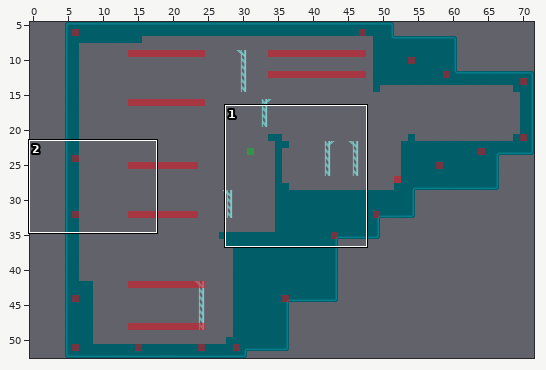
Tiled map (JSON), stored at assets/jsons/levels/level9.json. Above: a wide view before the commit, with the close-up outlined.
Close-up. Earlier state:
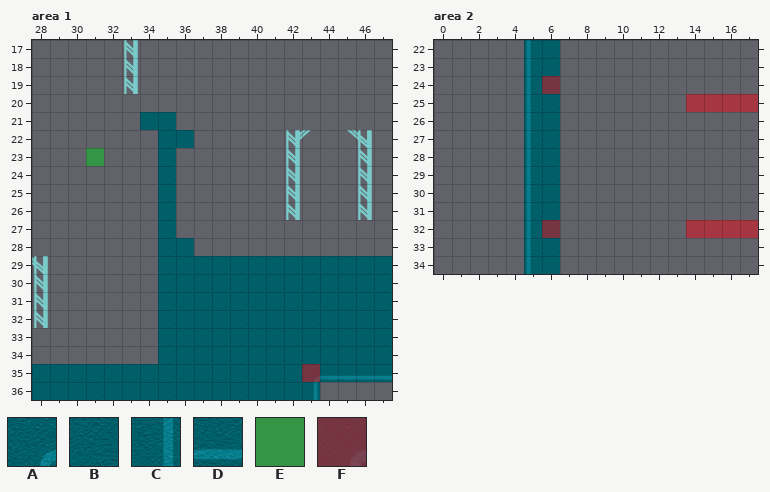
Cells are 64x64 px. Shown: area 1 x 28..47, y 17..36; area 2 x 0..17, y 22..34. The commit also changed other parts of the map, which this record leaves out. Not drawn, because the pictures are missing: unchanged layer "Terrain".
Key: from "backgroundTiles": A 3 "backgroundTiles", B 6 "backgroundTiles", C 7 "backgroundTiles", D 11 "backgroundTiles"; from "board": E 1 "boardClimb", F 2 "boardFloor".
_ is an empty cell.
Layers that did not change in this view are not listed.
Layer "Background" before, area 1, first column x 28:
17 ____________________
18 ____________________
19 ____________________
20 ____________________
21 ______BB____________
22 _______BB___________
23 _______B____________
24 _______B____________
25 _______B____________
26 _______B____________
27 _______B____________
28 _______BB___________
29 _______BBBBBBBBBBBBB
30 _______BBBBBBBBBBBBB
31 _______BBBBBBBBBBBBB
32 _______BBBBBBBBBBBBB
33 _______BBBBBBBBBBBBB
34 _______BBBBBBBBBBBBB
35 BBBBBBBBBBBBBBBADDDD
36 BBBBBBBBBBBBBBBC____
New version:
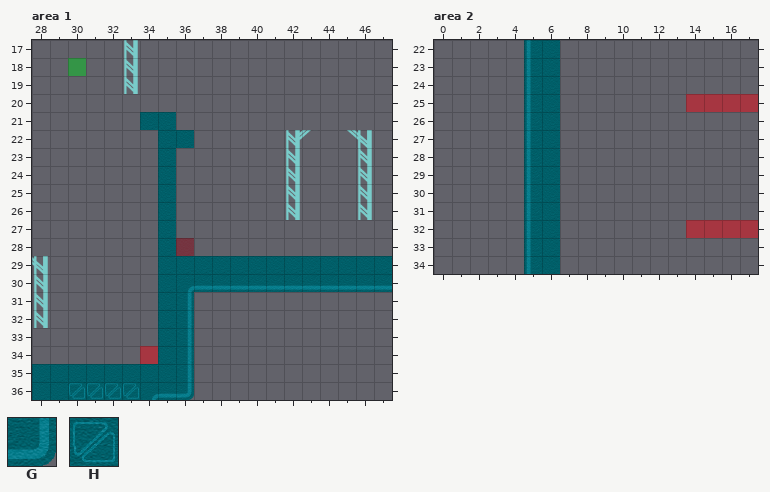
Further tiles: from "backgroundTiles": G 12 "backgroundTiles", H 13 "backgroundTiles".
See-through tiles are keyed as they look on the map.
Changes in this commit:
Layer "Background", area 1:
Tile B gives way to tile A in row 30 at x 36; in row 36 at x 34.
Tile B gives way to tile C in rows 31 to 35 at x 36.
Tile B gives way to tile D in row 30 at x 37 to 47; in row 36 at x 35.
Tile B gives way to tile G in row 36 at x 36.
Tile B gives way to tile H in row 36 at x 30 to 33.
The edit erases tile A in row 35 at x 43.
The edit erases tile B in rows 31 to 34 at x 37 to 47; in rows 35 to 36 at x 37 to 42.
The edit erases tile C in row 36 at x 43.
The edit erases tile D in row 35 at x 44 to 47.
Layer "Corners", area 1:
The edit adds tile E in row 18 at x 30.
The edit adds tile F in row 28 at x 36; in row 34 at x 34.
The edit erases tile E in row 23 at x 31.
The edit erases tile F in row 35 at x 43.
Layer "Corners", area 2:
The edit erases tile F in row 24 at x 6; in row 32 at x 6.
